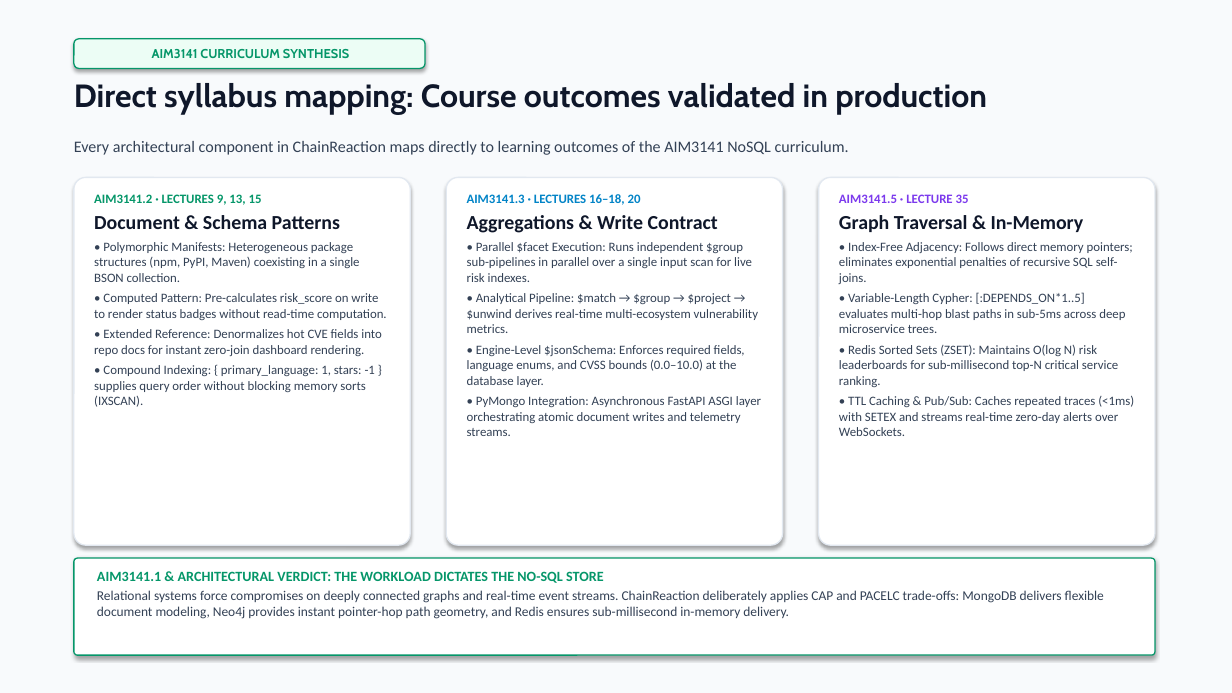
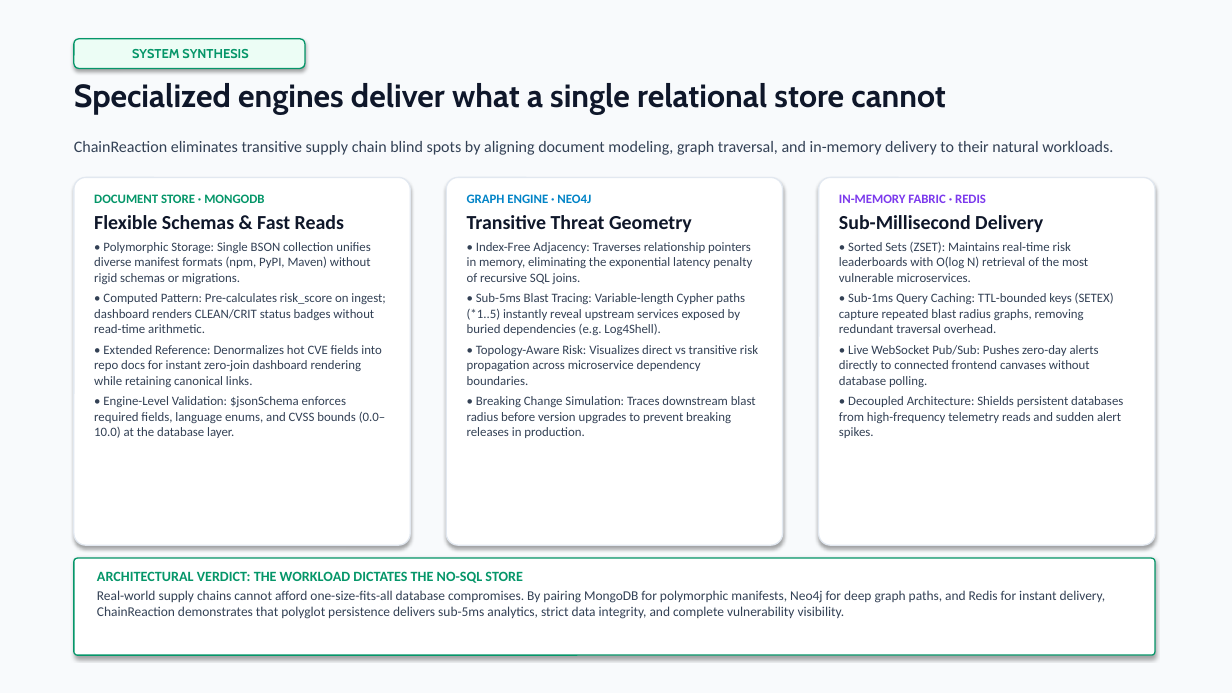
Before and after one commit to Sid-V5/ChainReaction, a slide deck: slide 11 of ChainReaction-Engineering-a-Polyglot-NoSQL-Dependency-and-Blast-Radius-Engine.pptx. Drawn at 1232x693 pixels with LibreOffice and Linux fonts; fonts in the diff are those of the drawing. Boxes give left, top, right and bottom in pixels: in the first picture for what was removed or moved away, otherwise in the second. Text is boxed around its words. In the diff, an @@ line names an element or a change of style, - is before the commit and + after.

Commit message:
feat(presentation): polish Slide 11 into an authoritative project synthesis weaving syllabus concepts into engineering outcomes

```diff
--- a/ChainReaction-Engineering-a-Polyglot-NoSQL-Dependency-and-Blast-Radius-Engine.pptx
+++ b/ChainReaction-Engineering-a-Polyglot-NoSQL-Dependency-and-Blast-Radius-Engine.pptx
@@ rounded rectangle "SYSTEM SYNTHESIS": place and size @@
-rounded rectangle "SYSTEM SYNTHESIS" at bbox=[74, 39, 425, 68]
+rounded rectangle "SYSTEM SYNTHESIS" at bbox=[74, 39, 305, 68]
@@ text in rounded rectangle at bbox=[132, 49, 248, 58]: text changed @@
-AIM3141 CURRICULUM SYNTHESIS
+SYSTEM SYNTHESIS
@@ text at bbox=[74, 83, 946, 115]: text changed @@
-Direct syllabus mapping: Course outcomes validated in production
+Specialized engines deliver what a single relational store cannot
@@ text at bbox=[74, 141, 1113, 155]: text changed @@
-Every architectural component in ChainReaction maps directly to learning outcomes of the AIM3141 NoSQL curriculum.
+ChainReaction eliminates transitive supply chain blind spots by aligning document modeling, graph traversal, and in-memory delivery to their natural workloads.
@@ text at bbox=[94, 194, 385, 438]: text changed @@
-AIM3141.2 · LECTURES 9, 13, 15
-Document & Schema Patterns
-• Polymorphic Manifests: Heterogeneous package structures (npm, PyPI, Maven) coexisting in a single BSON collection.
-• Computed Pattern: Pre-calculates risk_score on write to render status badges without read-time computation.
-• Extended Reference: Denormalizes hot CVE fields into repo docs for instant zero-join dashboard rendering.
-• Compound Indexing: { primary_language: 1, stars: -1 } supplies query order without blocking memory sorts (IXSCAN).
+DOCUMENT STORE · MONGODB
+Flexible Schemas & Fast Reads
+• Polymorphic Storage: Single BSON collection unifies diverse manifest formats (npm, PyPI, Maven) without rigid schemas or migrations.
+• Computed Pattern: Pre-calculates risk_score on ingest; dashboard renders CLEAN/CRIT status badges without read-time arithmetic.
+• Extended Reference: Denormalizes hot CVE fields into repo docs for instant zero-join dashboard rendering while retaining canonical links.
+• Engine-Level Validation: $jsonSchema enforces required fields, language enums, and CVSS bounds (0.0–10.0) at the database layer.
@@ text at bbox=[467, 194, 758, 438]: text changed @@
-AIM3141.3 · LECTURES 16–18, 20
-Aggregations & Write Contract
-• Parallel $facet Execution: Runs independent $group sub-pipelines in parallel over a single input scan for live risk indexes.
-• Analytical Pipeline: $match → $group → $project → $unwind derives real-time multi-ecosystem vulnerability metrics.
-• Engine-Level $jsonSchema: Enforces required fields, language enums, and CVSS bounds (0.0–10.0) at the database layer.
-• PyMongo Integration: Asynchronous FastAPI ASGI layer orchestrating atomic document writes and telemetry streams.
+GRAPH ENGINE · NEO4J
+Transitive Threat Geometry
+• Index-Free Adjacency: Traverses relationship pointers in memory, eliminating the exponential latency penalty of recursive SQL joins.
+• Sub-5ms Blast Tracing: Variable-length Cypher paths (*1..5) instantly reveal upstream services exposed by buried dependencies (e.g. Log4Shell).
+• Topology-Aware Risk: Visualizes direct vs transitive risk propagation across microservice dependency boundaries.
+• Breaking Change Simulation: Traces downstream blast radius before version upgrades to prevent breaking releases in production.
@@ text at bbox=[839, 194, 1123, 438]: text changed @@
-AIM3141.5 · LECTURE 35
-Graph Traversal & In-Memory
-• Index-Free Adjacency: Follows direct memory pointers; eliminates exponential penalties of recursive SQL self-joins.
-• Variable-Length Cypher: [:DEPENDS_ON*1..5] evaluates multi-hop blast paths in sub-5ms across deep microservice trees.
-• Redis Sorted Sets (ZSET): Maintains O(log N) risk leaderboards for sub-millisecond top-N critical service ranking.
-• TTL Caching & Pub/Sub: Caches repeated traces (<1ms) with SETEX and streams real-time zero-day alerts over WebSockets.
+IN-MEMORY FABRIC · REDIS
+Sub-Millisecond Delivery
+• Sorted Sets (ZSET): Maintains real-time risk leaderboards with O(log N) retrieval of the most vulnerable microservices.
+• Sub-1ms Query Caching: TTL-bounded keys (SETEX) capture repeated blast radius graphs, removing redundant traversal overhead.
+• Live WebSocket Pub/Sub: Pushes zero-day alerts directly to connected frontend canvases without database polling.
+• Decoupled Architecture: Shields persistent databases from high-frequency telemetry reads and sudden alert spikes.
@@ text at bbox=[97, 571, 1106, 619]: text changed @@
-AIM3141.1 & ARCHITECTURAL VERDICT: THE WORKLOAD DICTATES THE NO-SQL STORE
-Relational systems force compromises on deeply connected graphs and real-time event streams. ChainReaction deliberately applies CAP and PACELC trade-offs: MongoDB delivers flexible document modeling, Neo4j provides instant pointer-hop path geometry, and Redis ensures sub-millisecond in-memory delivery.
+ARCHITECTURAL VERDICT: THE WORKLOAD DICTATES THE NO-SQL STORE
+Real-world supply chains cannot afford one-size-fits-all database compromises. By pairing MongoDB for polymorphic manifests, Neo4j for deep graph paths, and Redis for instant delivery, ChainReaction demonstrates that polyglot persistence delivers sub-5ms analytics, strict data integrity, and complete vulnerability visibility.
```
Also in this commit, not shown: 1 other file.
